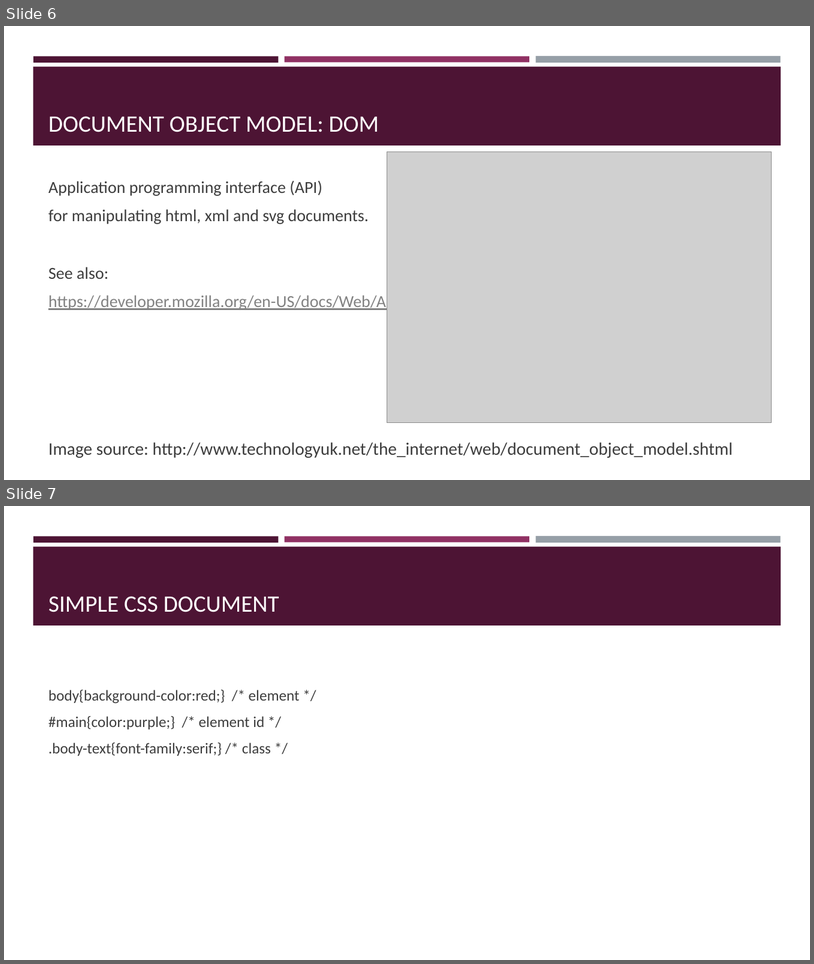
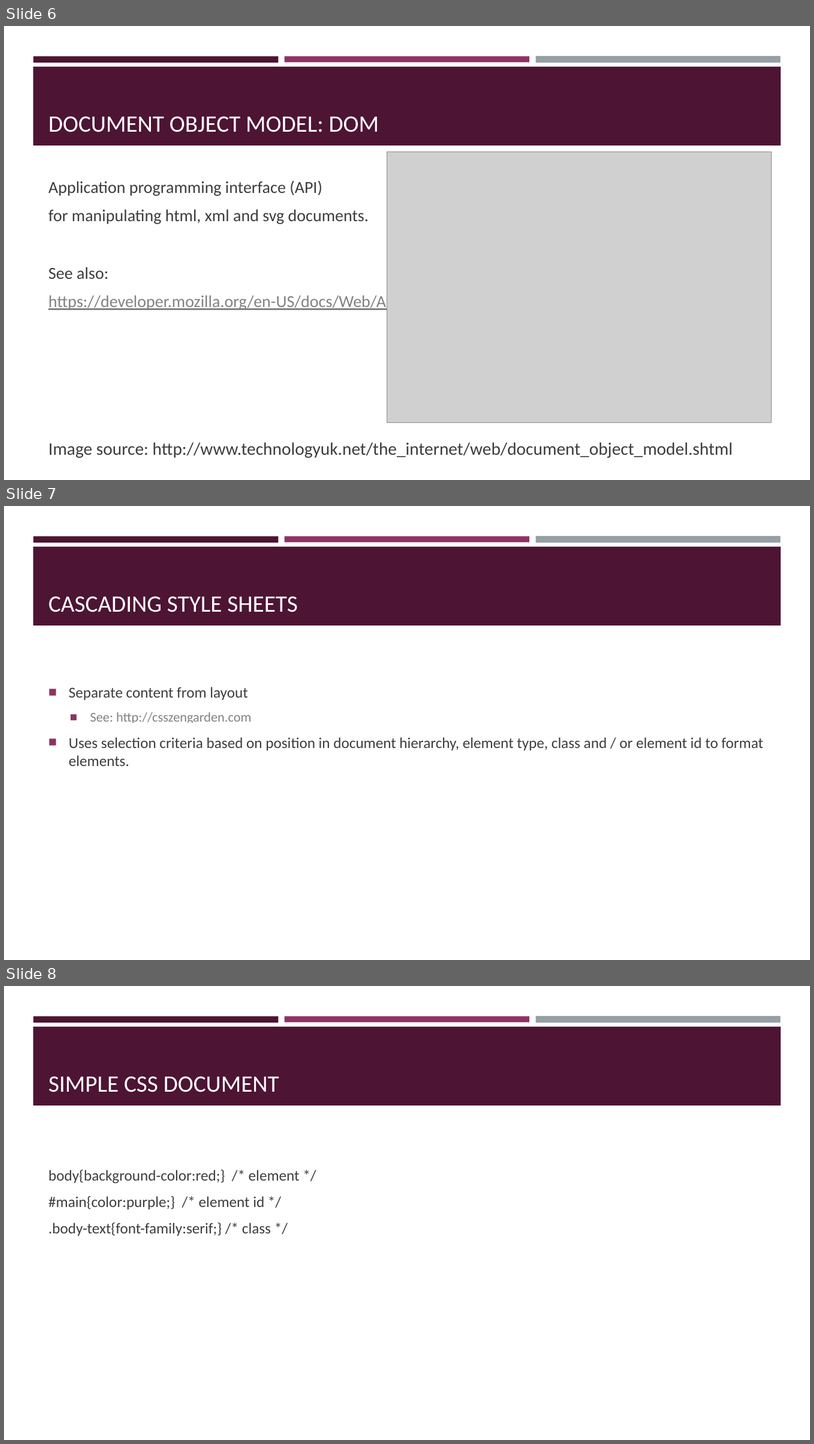
Before and after one commit to brianmacmillan/BMCC-MMP350, a slide deck: Lecture notes/week1_overview/Introduction to Web design.pptx. Shown one above the other, each under a label of ours: slides 6 and 7 before the commit, slides 6, 7 and 8 after it. The pictures are 814x964 and 814x1444 pixels, drawn with LibreOffice and Linux fonts; fonts in the diff are those of the drawing; grey boxes stand for pictures. Boxes give left, top, right and bottom in pixels: in the first picture for what was removed or moved away, otherwise in the second. Text is boxed around its words. In the diff, an @@ line names an element or a change of style, - is before the commit and + after.

```diff
--- a/Lecture notes/week1_overview/Introduction to Web design.pptx
+++ b/Lecture notes/week1_overview/Introduction to Web design.pptx
@@ slide 7 added at bbox=[4, 506, 810, 960], background #FFFFFF; not listed: 4 template elements that a slide beside it also shows @@
@@ title added at bbox=[48, 596, 298, 612], 28 pt, text #FFFFFF @@
+CASCADING STYLE SHEETS
@@ text added at bbox=[69, 687, 764, 766], 18 pt, text #3D3D3D @@
+■ Separate content from layout
+  ■ See: http://csszengarden.com
+■ Uses selection criteria based on position in document hierarchy, element type, class and / or element id to format elements.
@@ what was slide 7 is now slide 8 @@
```
Also in this commit, not shown: 5 slides changed, 2 other slides added, 35 other files.
